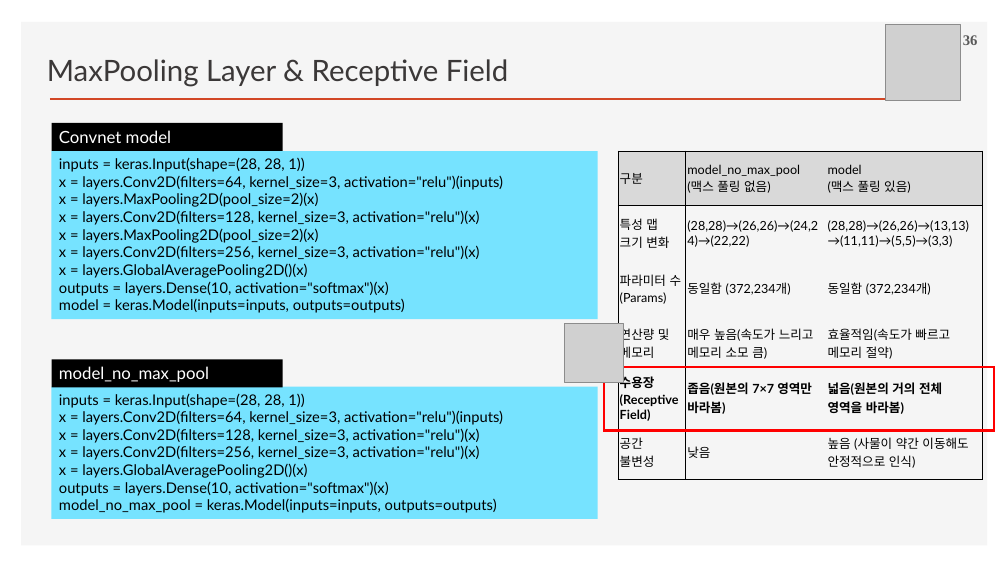
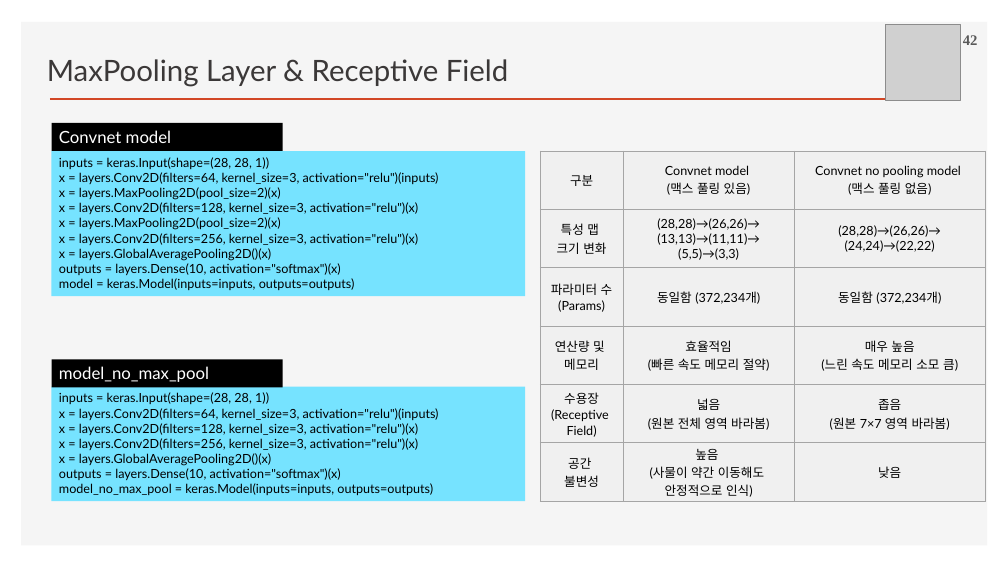
Before and after one commit to ancestor9/2026_Fall_Deep-Learning-with-Python, a slide deck: slide 42 of Chapter 08 Image Classification.pptx (slide 36 before the commit). Drawn at 1008x567 pixels with LibreOffice and Linux fonts; fonts in the diff are those of the drawing; grey boxes stand for pictures; background and template pictures are left out. Boxes give left, top, right and bottom in pixels: in the first picture for what was removed or moved away, otherwise in the second. Text is boxed around its words. In the diff, an @@ line names an element or a change of style, - is before the commit and + after.

```diff
--- a/Chapter 08 Image Classification.pptx
+++ b/Chapter 08 Image Classification.pptx
@@ page number at box(963, 35, 978, 45): text changed @@
-36
+42
@@ rectangle "inputs = keras.Input(shape=(28, 28, 1))": place and size @@
-rectangle "inputs = keras.Input(shape=(28, 28, 1))" at box(51, 151, 597, 319)
+rectangle "inputs = keras.Input(shape=(28, 28, 1))" at box(51, 151, 526, 296)
@@ rectangle "inputs = keras.Input(shape=(28, 28, 1))" at box(51, 151, 526, 296): size 14 to 12 pt @@
@@ table at box(541, 151, 985, 501) @@
-row 1, column 2: model_no_max_pool / (맥스 풀링 없음)
+row 1, column 2: Convnet model / (맥스 풀링 있음)
-row 1, column 3: model / (맥스 풀링 있음)
+row 1, column 3: Convnet no pooling model / (맥스 풀링 없음)
-row 2, column 2: (28,28)→(26,26)→(24,24)→(22,22)
+row 2, column 2: (28,28)→(26,26)→ / (13,13)→(11,11)→ / (5,5)→(3,3)
-row 2, column 3: (28,28)→(26,26)→(13,13)→(11,11)→(5,5)→(3,3)
+row 2, column 3: (28,28)→(26,26)→ / (24,24)→(22,22)
-row 4, column 2: 매우 높음(속도가 느리고 메모리 소모 큼)
+row 4, column 2: 효율적임 / (빠른 속도 메모리 절약)
-row 4, column 3: 효율적임(속도가 빠르고 메모리 절약)
+row 4, column 3: 매우 높음 / (느린 속도 메모리 소모 큼)
-row 5, column 2: 좁음(원본의 7×7 영역만 바라봄)
+row 5, column 2: 넓음 / (원본 전체 영역 바라봄)
-row 5, column 3: 넓음(원본의 거의 전체 영역을 바라봄)
+row 5, column 3: 좁음 / (원본 7×7 영역 바라봄)
-row 6, column 2: 낮음
+row 6, column 2: 높음 / (사물이 약간 이동해도 / 안정적으로 인식)
-row 6, column 3: 높음 (사물이 약간 이동해도 안정적으로 인식)
+row 6, column 3: 낮음
@@ fill #D9D9D9 to #F0F0F0 in row 1 @@
@@ fill none to #F0F0F0 in 15 cells @@
@@ bold off in "수용장", "(Receptive", "Field)" @@
@@ alignment left to centre @@
@@ borders changed @@
@@ table: place and size @@
-table at box(619, 151, 982, 480)
+table at box(541, 151, 985, 501)
@@ picture removed at box(565, 324, 624, 383) @@
@@ rectangle "inputs = keras.Input(shape=(28, 28, 1))" at box(51, 386, 526, 501): size 14 to 12 pt @@
@@ rectangle "inputs = keras.Input(shape=(28, 28, 1))": place and size @@
-rectangle "inputs = keras.Input(shape=(28, 28, 1))" at box(51, 386, 597, 519)
+rectangle "inputs = keras.Input(shape=(28, 28, 1))" at box(51, 386, 526, 501)
@@ rectangle removed at box(604, 367, 994, 430) @@
```
Also in this commit, not shown: 17 other slides changed, 3 slides added.
